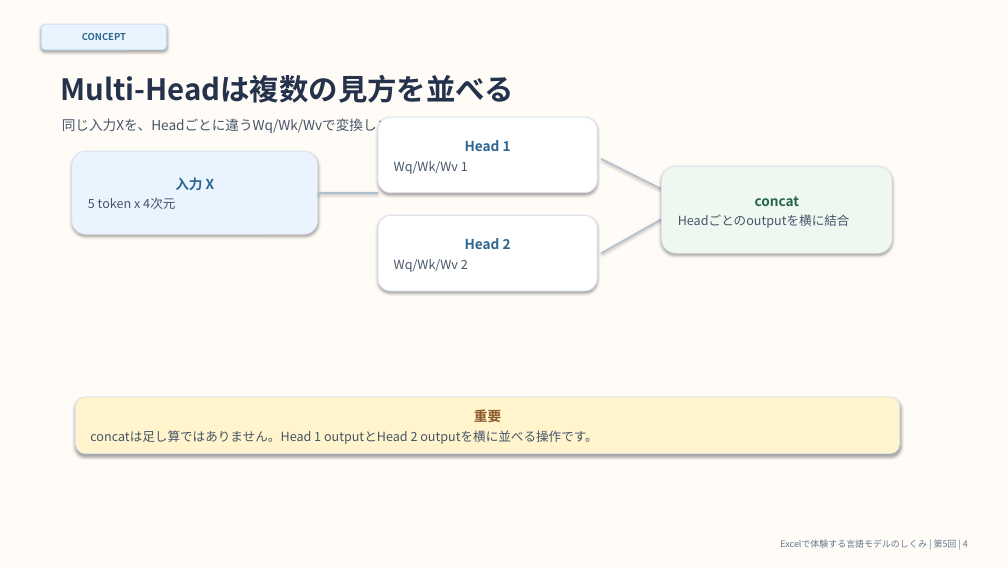
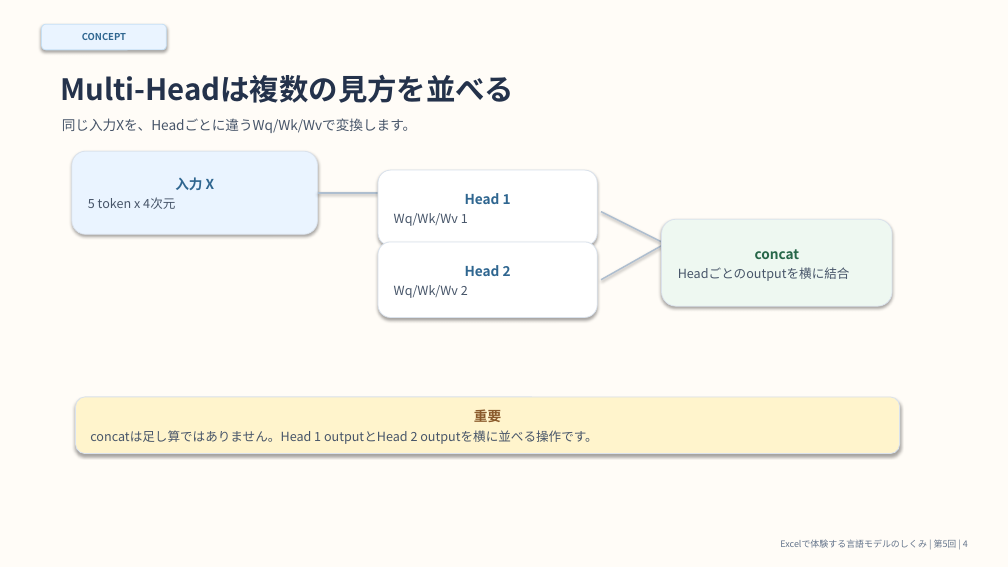
Before and after one commit to KanameShiga-dev/excel-python-mini-llm-demo, a slide deck: slide 4 of 第5回_Multi-Head_Attention/excel_multi_head_attention_slides.pptx. Drawn at 1008x567 pixels with LibreOffice and Linux fonts; fonts in the diff are those of the drawing. Boxes give left, top, right and bottom in pixels: in the first picture for what was removed or moved away, otherwise in the second. Text is boxed around its words. In the diff, an @@ line names an element or a change of style, - is before the commit and + after.

Commit message:
Fix slide layout feedback

```diff
--- a/第5回_Multi-Head_Attention/excel_multi_head_attention_slides.pptx
+++ b/第5回_Multi-Head_Attention/excel_multi_head_attention_slides.pptx
@@ 2 rounded rectangles, 1 line: place and size @@
-2 rounded rectangles, 1 line at <box>378,117,892,253</box>
+2 rounded rectangles, 1 line at <box>378,170,892,306</box>
@@ rounded rectangle "Head 2": place and size @@
-rounded rectangle "Head 2" at <box>378,216,597,291</box>
+rounded rectangle "Head 2" at <box>378,242,597,318</box>
@@ line moved from (601, 253) - (662, 219) to (601, 280) - (662, 246) @@
```
Also in this commit, not shown: 3 other files.
